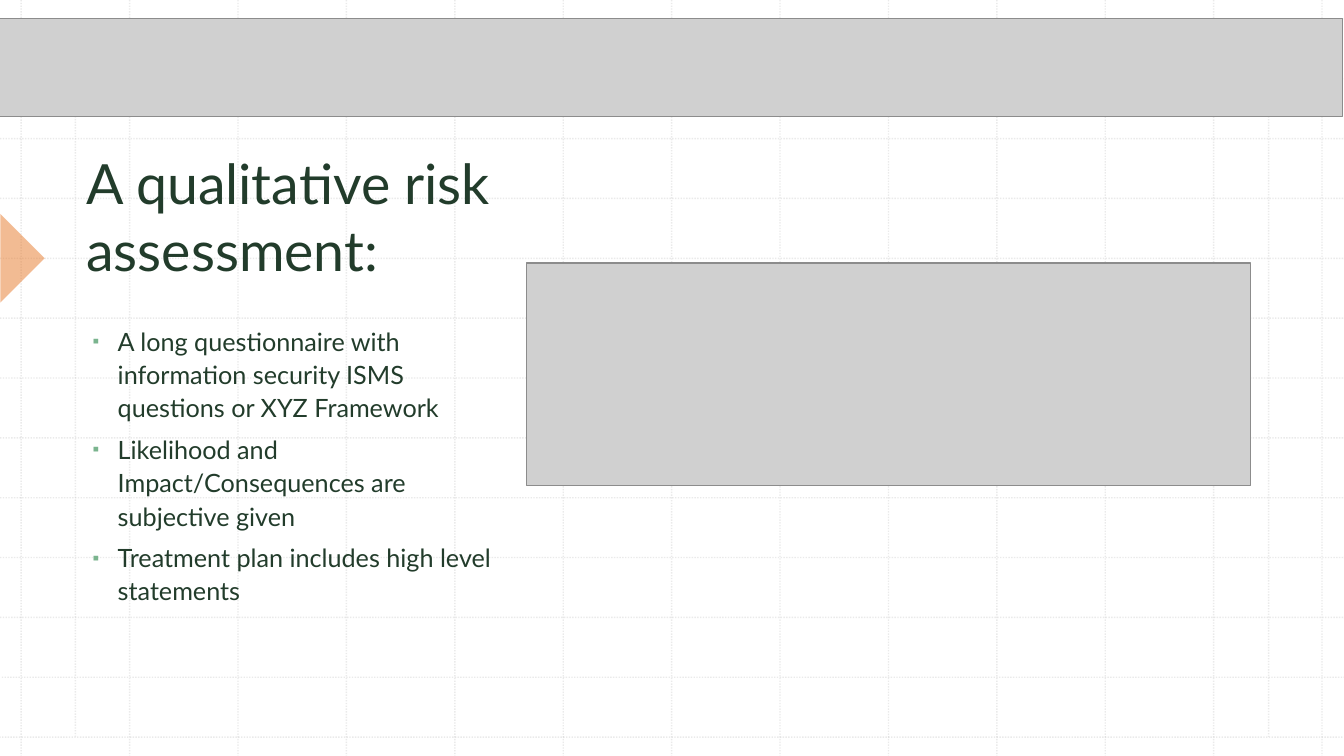
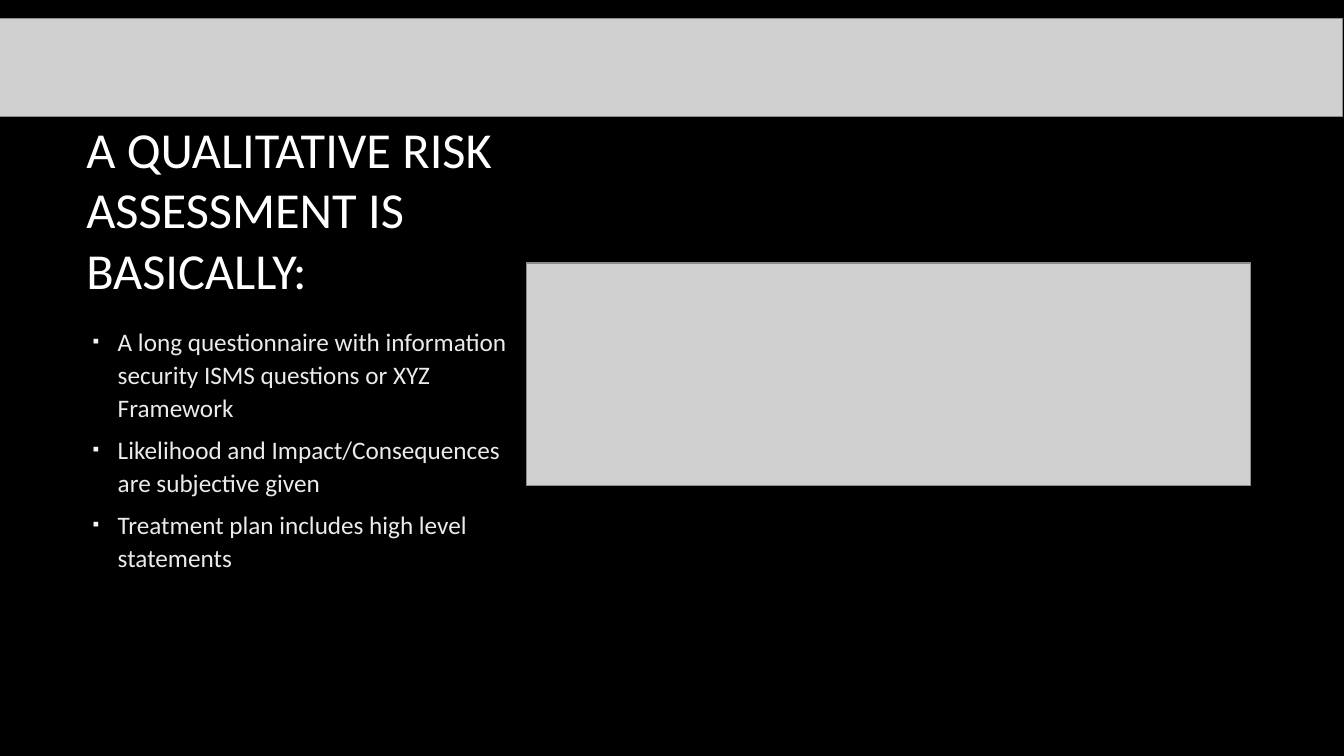
Before and after one commit to misge-dotcom/LSZ_2025, a slide deck: slide 2 of Cyber Risk from Theory to Practice LSZ2025.pptx. Drawn at 1344x756 pixels with LibreOffice and Linux fonts; fonts in the diff are those of the drawing; grey boxes stand for pictures; background and template pictures are left out. Boxes give left, top, right and bottom in pixels: in the first picture for what was removed or moved away, otherwise in the second. Text is boxed around its words. In the diff, an @@ line names an element or a change of style, - is before the commit and + after.

```diff
--- a/Cyber Risk from Theory to Practice LSZ2025.pptx
+++ b/Cyber Risk from Theory to Practice LSZ2025.pptx
@@ background #FFFFFF to picture (left out) @@
@@ rectangle removed at <box>0,0,1344,756</box> @@
@@ group removed at <box>0,0,1344,756</box>: 27 lines @@
@@ title at <box>86,135,491,290</box>: text changed; size 39.6 to 36 pt; font Lato to Calibri; text colour #223C2B to #FFFFFF @@
-A qualitative risk assessment:
+A QUALITATIVE RISK ASSESSMENT IS BASICALLY:
@@ right triangle removed at <box>0,154,44,243</box> @@
@@ right triangle removed at <box>0,214,44,302</box> @@
@@ text "A long questionnaire with information ..." at <box>118,333,507,567</box>: font Lato to Calibri, text colour #223C2B to #EBEBEB; bullet colour #7AB48E to #F5F5F5 @@
@@ group removed at <box>0,0,1344,756</box>: 25 lines @@
```
Also in this commit, not shown: 12 other slides changed.
